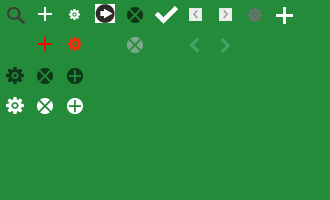
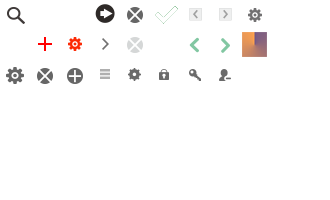
Layer changes from the first 330×200 image to the second:
added layer "User - alt - remove 拷贝" above "User - alt - remove" over <box>219,99,231,111</box>
added layer "User - alt - remove" above "Key 拷贝" over <box>219,69,231,81</box>
added layer "Key 拷贝" above "Key" over <box>189,69,201,81</box>
added layer "Key" above "Locked 拷贝" over <box>189,100,201,112</box>
added layer "Locked 拷贝" above "Locked" over <box>159,99,169,110</box>
added layer "Locked" above "Settings" over <box>159,69,169,80</box>
added layer "Settings" above "Menu - alt" over <box>128,68,141,81</box>
added layer "Menu - alt" (50%) above "Arrow 拷贝" over <box>100,69,110,79</box>
added layer "Arrow" (2nd of 2) above "图层 20" over <box>102,38,109,50</box>
added layer "图层 20" above "Settings 拷贝" over <box>242,32,267,57</box>
added layer "Settings 拷贝" above "图层 0" over <box>128,98,141,111</box>
hid "图层 0" over <box>0,0,330,200</box>
